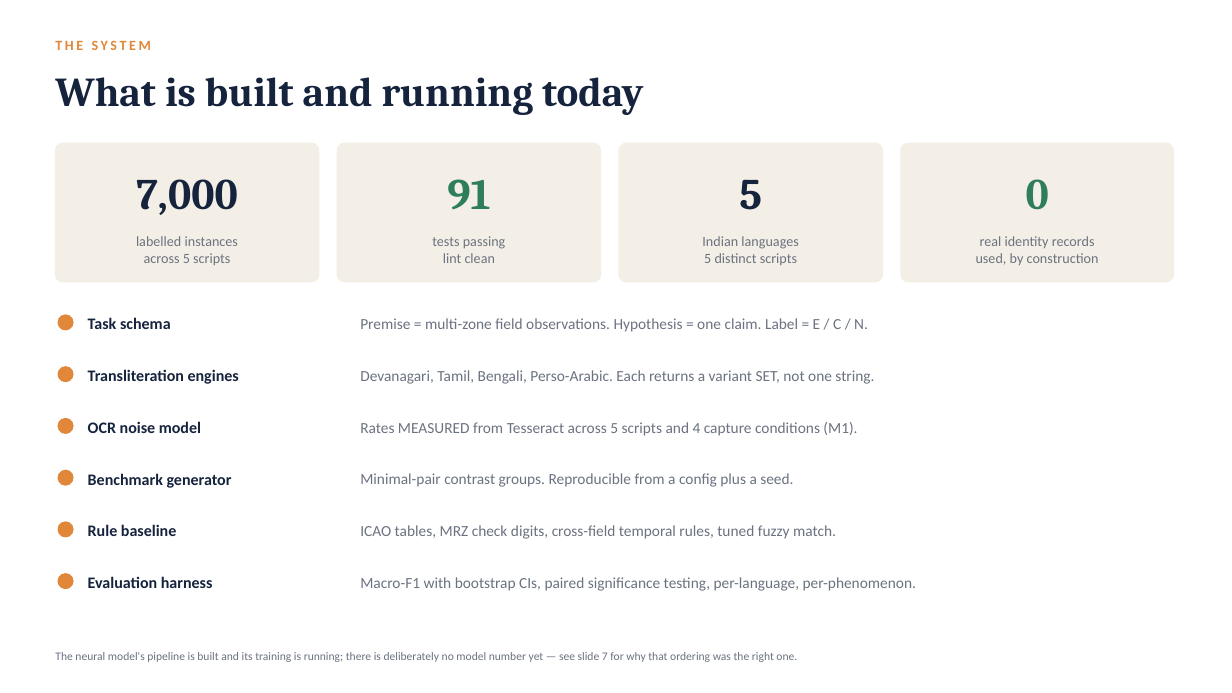
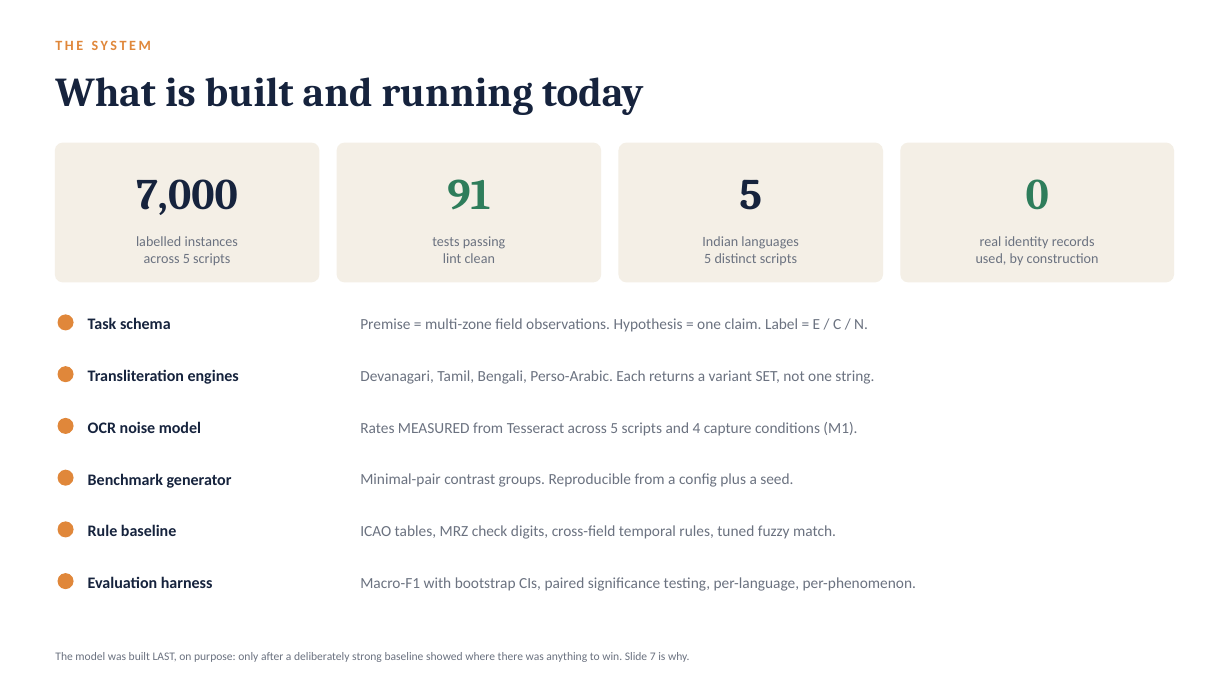
Before and after one commit to StutiArya2/kyc-nli, a slide deck: slide 3 of docs/proposal/KYC-NLI-Mid-Review.pptx. Drawn at 1232x693 pixels with LibreOffice and Linux fonts; fonts in the diff are those of the drawing. Boxes give left, top, right and bottom in pixels: in the first picture for what was removed or moved away, otherwise in the second. Text is boxed around its words. In the diff, an @@ line names an element or a change of style, - is before the commit and + after.

```diff
--- a/docs/proposal/KYC-NLI-Mid-Review.pptx
+++ b/docs/proposal/KYC-NLI-Mid-Review.pptx
@@ text at (x1=55, y1=652, x2=690, y2=662): text changed @@
-The neural model's pipeline is built and its training is running; there is deliberately no model number yet — see slide 7 for why that ordering was the right one.
+The model was built LAST, on purpose: only after a deliberately strong baseline showed where there was anything to win. Slide 7 is why.
```
Also in this commit, not shown: 4 other slides changed, 8 other files.
